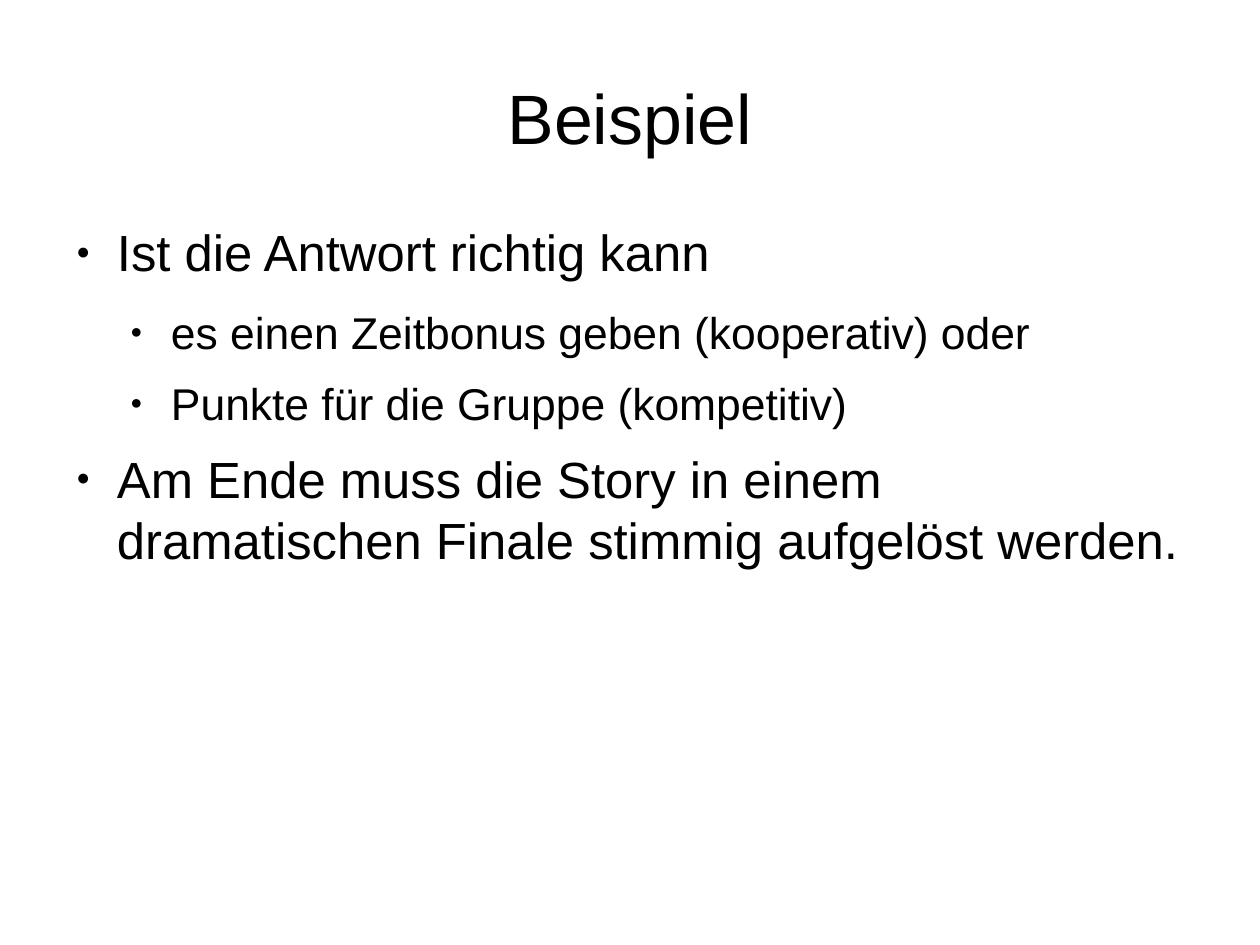
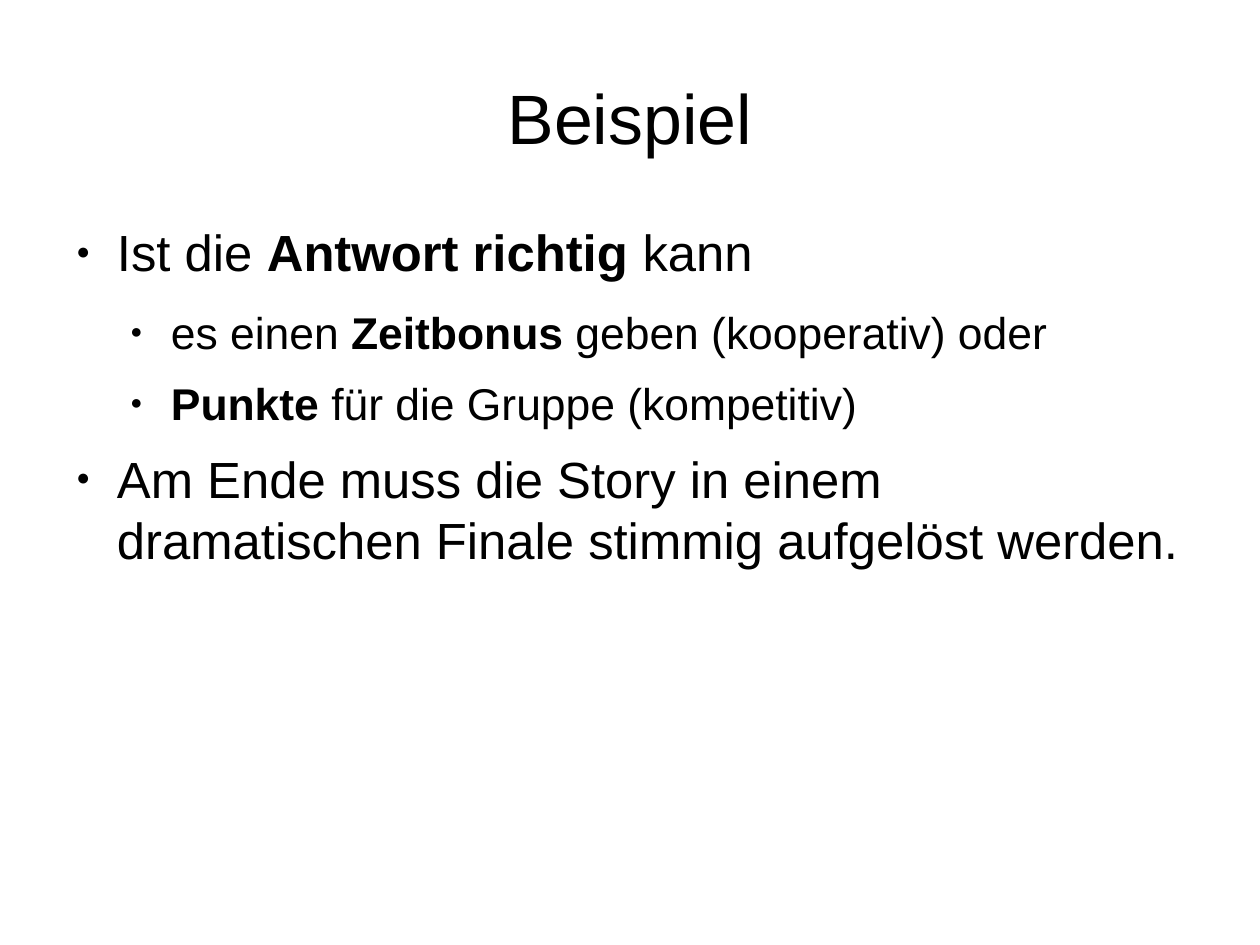
Before and after one commit to Institute-Web-Science-and-Technologies/GeoVisualization, a slide deck: slide 10 of Praesentation.odp. Drawn at 1260x945 pixels with LibreOffice and Linux fonts; fonts in the diff are those of the drawing. Boxes give left, top, right and bottom in pixels: in the first picture for what was removed or moved away, otherwise in the second. Text is boxed around its words. In the diff, an @@ line names an element or a change of style, - is before the commit and + after.

```diff
--- a/Praesentation.odp
+++ b/Praesentation.odp
@@ text at box(117, 234, 1047, 429): bold on in "Antwort richtig", "Zeitbonus", "Punkte" @@
```
Also in this commit, not shown: 6 other slides changed, 1 slide added, 1 slide removed.
